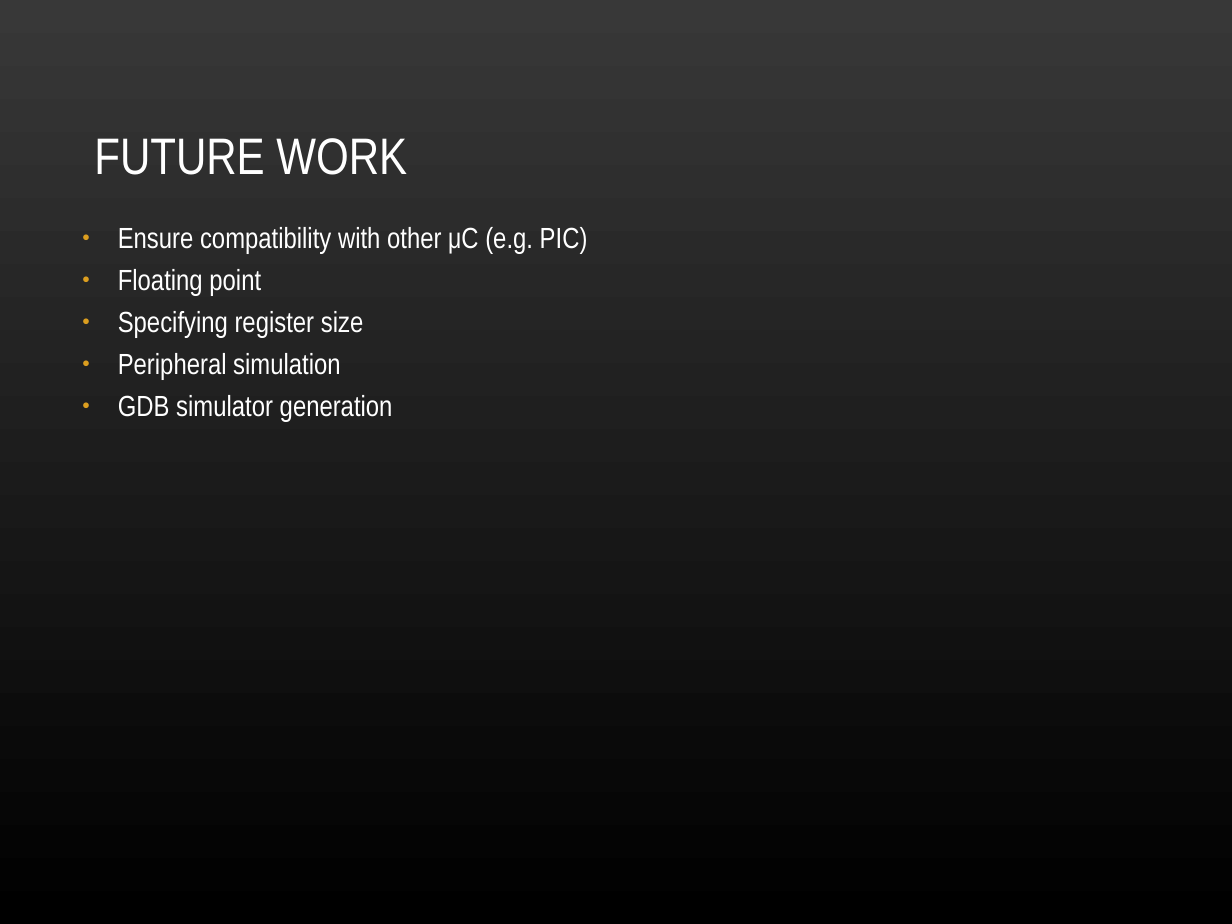
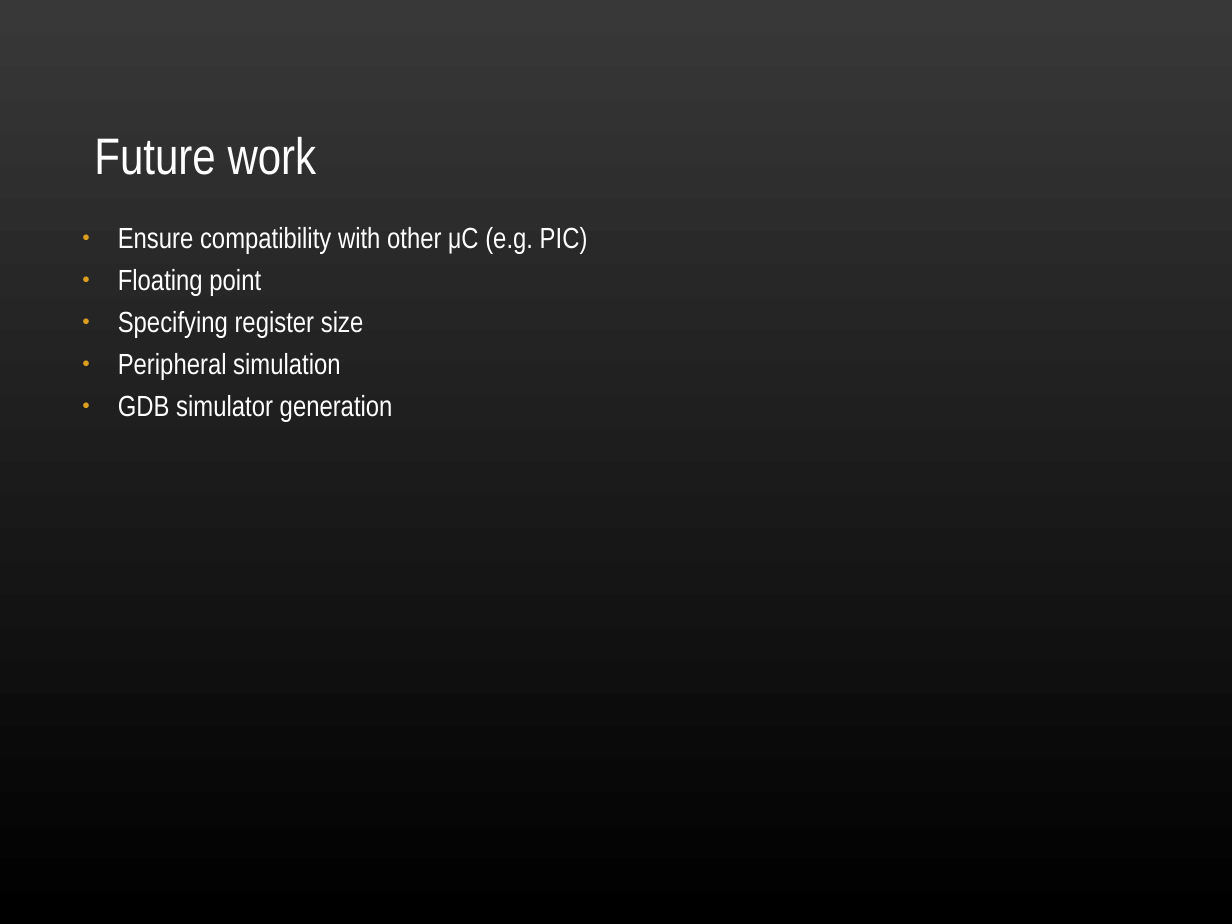
Before and after one commit to ekohl/essig, a slide deck: slide 12 of presentation/essig.ppt. Drawn at 1232x924 pixels with LibreOffice and Linux fonts; fonts in the diff are those of the drawing; background and template pictures are left out. Boxes give left, top, right and bottom in pixels: in the first picture for what was removed or moved away, otherwise in the second. Text is boxed around its words. In the diff, an @@ line names an element or a change of style, - is before the commit and + after.

Commit message:
Fix title

```diff
--- a/presentation/essig.ppt
+++ b/presentation/essig.ppt
@@ title at bbox=[94, 137, 317, 175]: text changed @@
-FUTURE WORK
+Future work
```
Also in this commit, not shown: 3 other slides changed.
